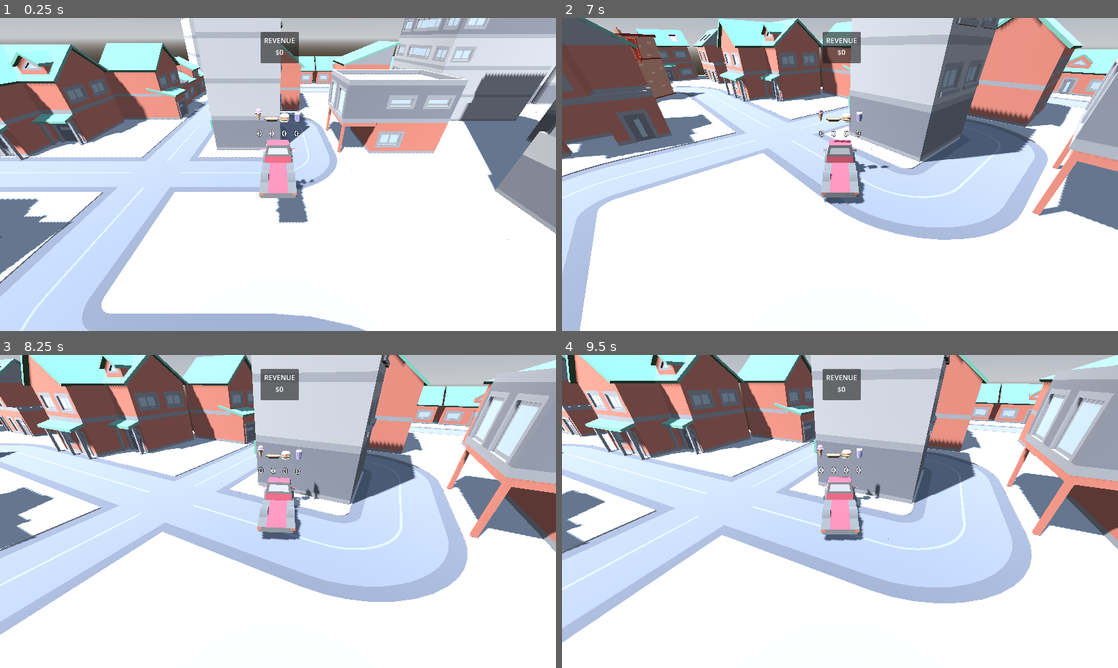
Above: before the commit, frames 1-4 (two rows, left to right).
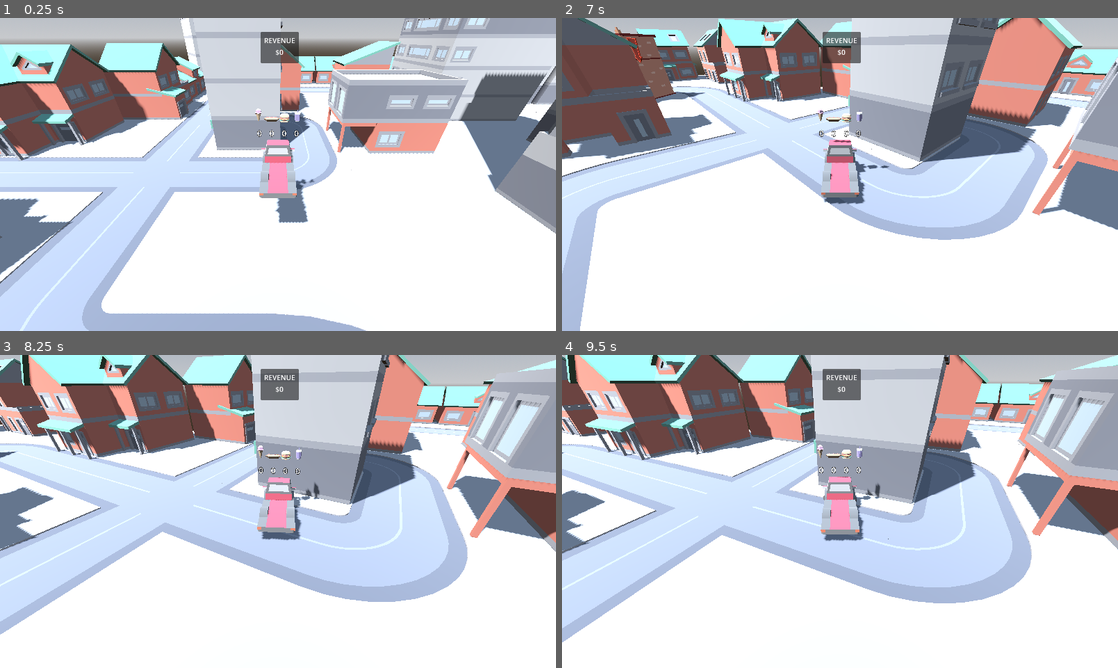
Above: after the commit, the same moments.

Repository: stesim/ld53-delivery
Game: Godot game, scene res://game_world.tscn
The game is run twice, just before and just after one commit, with the same random seed, the same clock (stepped at 60 frames per second) and the same inputs.
Inputs:
- Up to frame 1 (0.25 s): no input
- Up to frame 2 (7 s): tap Enter (ui_accept) at 0.5, 0.77, 1.52, 3.02, 3.77, 4.52, 6.02, 6.77 s; hold D (steer_right) 0.53-1.28 s; tap 1 (transfer_item_1) at 0.6, 3.6, 6.6 s; hold Space (brake) 1.28-2.03 s; tap 2 (transfer_item_2) at 1.35, 4.35 s; hold D (steer_right) 2.03-2.78 s; tap 3 (transfer_item_3) at 2.1, 5.1 s; hold W (accelerate) 2.78-3.53 s; tap 4 (transfer_item_4) at 2.85, 5.85 s; hold A (steer_left) 3.53-5.03 s; hold Space (brake) 5.03-5.78 s; hold D (steer_right) 5.78-6.53 s; hold W (accelerate) from 6.53 s (still down)
- Up to frame 3 (8.25 s): release W (accelerate) at 7.28 s; hold D (steer_right) 7.28-8.03 s; tap 2 (transfer_item_2) at 7.35 s; tap Enter (ui_accept) at 7.52 s; hold Space (brake) from 8.03 s (still down); tap 3 (transfer_item_3) at 8.1 s
- Up to frame 4 (9.5 s): release Space (brake) at 8.78 s; hold A (steer_left) from 8.78 s (still down); tap 4 (transfer_item_4) at 8.85 s; tap Enter (ui_accept) at 9.02 s

The runs differ from the first frame. In frame 1, less than 0.1% of the frame differs, in the area x 61-92%, y 28-71%; in frame 2, less than 0.1%, in the area x 84-94%, y 31-64%; in frame 3, less than 0.1%; in frame 4, less than 0.1%.

Commit message:
added limit to spawned customers

Diff:
--- a/customer_spawner.gd
+++ b/customer_spawner.gd
@@ -4,22 +4,28 @@
 @export_range(1.0, 100.0) var spawn_delta := 10.0
 @export var customer_scene: PackedScene
 @export var target_shop : IceStation
+@export var max_customers_alive := 20
 
 
-var current_spawn_time := 0.0
-var rng = RandomNumberGenerator.new()
+var _timer := Timer.new()
 
 
-func _physics_process(delta):
-	current_spawn_time += delta
-	if current_spawn_time > spawn_delta:
-		current_spawn_time = 0.0
-		var new_customer = customer_scene.instantiate()
-		new_customer.position.x += rng.randf_range(-2.0, 2.0)
-		new_customer.target_point = target_shop.get_serve_location()
-		var inventory := Inventory.new()
-		inventory.item = GameState.FOOD_ITEMS.pick_random()
-		inventory.max_quantity = 1
-		new_customer.inventory = inventory
+func _ready() -> void:
+	_timer.wait_time = spawn_delta
+	_timer.timeout.connect(_spawn)
+	_timer.autostart = true
+	add_child(_timer)
 
-		add_child(new_customer)
+
+func _spawn():
+	if get_child_count() > max_customers_alive:
+		return
+
+	var new_customer = customer_scene.instantiate()
+	new_customer.position.x += randf_range(-2.0, 2.0)
+	new_customer.target_point = target_shop.get_serve_location()
+	var inventory := Inventory.new()
+	inventory.item = GameState.FOOD_ITEMS.pick_random()
+	inventory.max_quantity = 1
+	new_customer.inventory = inventory
+	add_child(new_customer)
--- a/loading_area.gd
+++ b/loading_area.gd
@@ -20,6 +20,7 @@
 
 @export var quantity_per_tick := 1
 @export var player_controlled := false
+@export var concurrent_transfers := true
 
 
 func _ready() -> void:
@@ -59,6 +60,9 @@
 			var diff : int = target_inventory.add(quantity)
 			backing_inventory.remove(diff)
 
+		if not concurrent_transfers:
+			break
+
 
 func _transfer_from_inventories(backing_inventory : Inventory) -> void:
 	if backing_inventory.is_full():
@@ -72,6 +76,9 @@
 			var diff : int = target_inventory.remove(quantity)
 			backing_inventory.add(diff)
 
+		if not concurrent_transfers:
+			break
+
 
 func _find_item_inventory(inventories : Array[Inventory], item) -> Inventory:
 	for inventory in inventories:
--- a/map_elements/ice_station.gd
+++ b/map_elements/ice_station.gd
@@ -9,7 +9,6 @@
 
 
 @onready var _feeding_area := %feeding_area
-@onready var _serve_location := %serve_location
 
 
 func _ready() -> void:
@@ -21,7 +20,7 @@
 
 
 func get_serve_location() -> Vector3:
-	return _serve_location.global_position
+	return _feeding_area.global_position
 
 
 func _on_serve_timer_timeout() -> void:
--- a/map_elements/ice_station.tscn
+++ b/map_elements/ice_station.tscn
@@ -12,6 +12,7 @@
 size = Vector3(5, 5, 5)
 
 [sub_resource type="BoxShape3D" id="BoxShape3D_f73mx"]
+size = Vector3(1, 2, 1)
 
 [node name="ice_station" type="StaticBody3D"]
 script = ExtResource("1_q8et4")
@@ -34,11 +35,11 @@
 
 [node name="feeding_area" parent="." instance=ExtResource("2_fwrp5")]
 unique_name_in_owner = true
-transform = Transform3D(1, 0, 0, 0, 1, 0, 0, 0, 1, 0, 0, 1.3)
+transform = Transform3D(1, 0, 0, 0, 1, 0, 0, 0, 1, -1, 0, 2.5)
 collision_mask = 4
 
 [node name="shape" type="CollisionShape3D" parent="feeding_area"]
-transform = Transform3D(5, 0, 0, 0, 5, 0, 0, 0, 5, 0, 2.5, 3)
+transform = Transform3D(1, 0, 0, 0, 1, 0, 0, 0, 1, 0, 1, 0)
 shape = SubResource("BoxShape3D_f73mx")
 
 [node name="inventory_indicator" parent="." instance=ExtResource("4_ypo1u")]
@@ -49,8 +50,4 @@
 wait_time = 2.0
 autostart = true
 
-[node name="serve_location" type="Marker3D" parent="."]
-unique_name_in_owner = true
-transform = Transform3D(1, 0, 0, 0, 1, 0, 0, 0, 1, -1, 0, 2.5)
-
 [connection signal="timeout" from="serve_timer" to="." method="_on_serve_timer_timeout"]
--- a/vehicles/vehicle.tscn
+++ b/vehicles/vehicle.tscn
@@ -95,6 +95,7 @@
 
 [node name="inventory" parent="." instance=ExtResource("4_dysdc")]
 unique_name_in_owner = true
+total_capacity = 50
 
 [node name="shape" type="CollisionShape3D" parent="inventory"]
 transform = Transform3D(1, 0, 0, 0, 1, 0, 0, 0, 1, 0, 0.5, -0.6)
